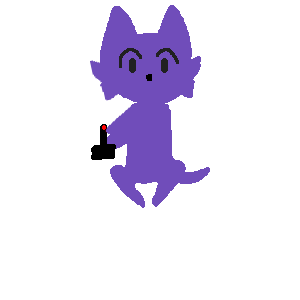
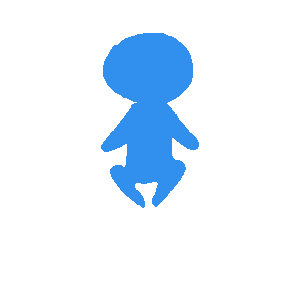
Comparing the layer stacks of the two 300×300 images. Changes:
hid "Eyes" (2nd of 2, in "Eyes") over [119, 48, 179, 73]
hid "Nose" (2nd of 2, in "Nose") over [146, 74, 152, 81]
hid "Layer 5" over [171, 167, 210, 184]
hid "Layer 4" over [90, 56, 201, 101]
hid "Ears" (2nd of 2, in "Ears") over [100, 5, 192, 83]
hid "Layer 7", painted on it over [103, 94, 149, 134]
hid "Layer 9", painted on it over [97, 124, 107, 146]
hid "Layer 8" over [91, 144, 116, 160]
painted on "Layer 1" over [165, 103, 199, 177]
